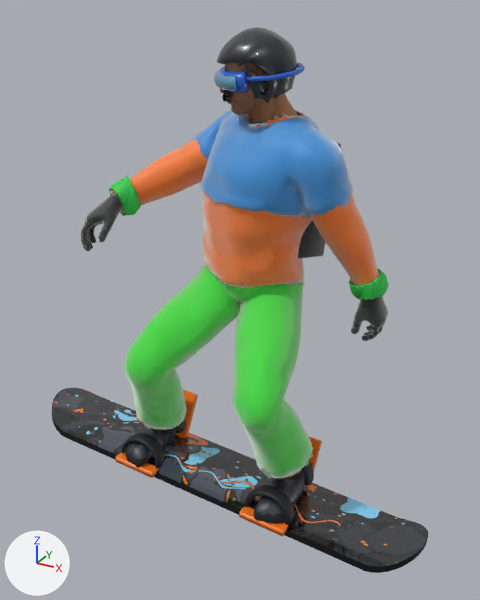
One commit to the glTF model public/models/rider-snowboard.glb: the scene before it, then after it.
Both versions are drawn from a 50 mm lens placed at (1.07, -1.78, 1.71), pointed at (0.05, 0.08, 0.78). The axes (+X, +Y, +Z) are drawn at lower left. The lights are the same throughout. The picture after the commit comes second. Where no turn or scale is listed for an object, it has been applied to the vertices. Vertices at exactly the same position are counted once.

In view in the first picture: 'equipment-board', 'equipment-strap-0-1', 'extras-backpack', 'feet-boots', 'hands-gloves', 'head-face', 'head-goggle-frame', 'head-helmet', 'head-strap', 'lower-pants', 'upper-cuffs', 'upper-jacket', 'upper-panel' and 9 more.
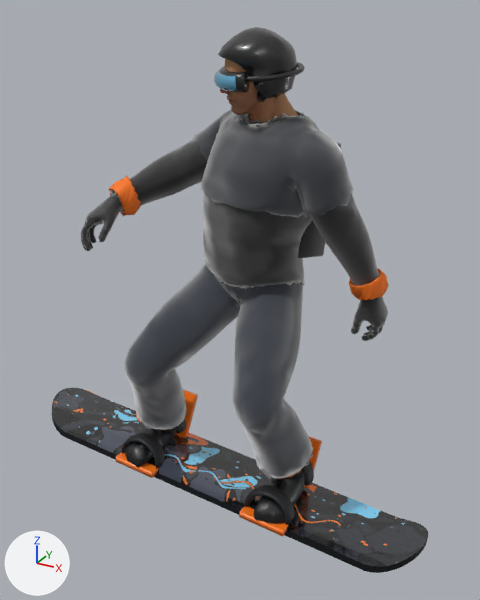
Diff of the bpy script that builds the scene:
```diff
--- a/public/models/rider-snowboard.glb.py
+++ b/public/models/rider-snowboard.glb.py
@@ mat_head @@
 mat_head = principled_material('head')
-mat_head.base_color = (0.013, 0.114, 0.631)  # blue #1e5fd0
+mat_head.base_color = (0.00368, 0.00402, 0.00518)  # black #0c0d10
 mat_head.roughness = 0.35
@@ mat_lower @@
 n2 = _N.new('ShaderNodeMix'); n2.name = 'Mix'
 n2.inputs[0].default_value = 1.0  # 'Factor'
-n2.inputs[7].default_value = (0.0467, 0.716, 0.0423, 1.0)  # 'B', green #3ddc3a
+n2.inputs[7].default_value = (0.0242, 0.0307, 0.0452, 1.0)  # 'B', dark blue #2b313c
 n3 = _N.new('ShaderNodeVertexColor'); n3.name = 'Color Attribute'
@@ mat_upper_cuff @@
 n2 = _N.new('ShaderNodeMix'); n2.name = 'Mix'
 n2.inputs[0].default_value = 1.0  # 'Factor'
-n2.inputs[7].default_value = (0.0409, 0.651, 0.0865, 1.0)  # 'B', green #39d353
+n2.inputs[7].default_value = (1.0, 0.195, 0.0103, 1.0)  # 'B', orange #ff7a1a
 n3 = _N.new('ShaderNodeVertexColor'); n3.name = 'Color Attribute'
@@ mat_upper @@
 n2 = _N.new('ShaderNodeMix'); n2.name = 'Mix'
 n2.inputs[0].default_value = 1.0  # 'Factor'
-n2.inputs[7].default_value = (1.0, 0.195, 0.0103, 1.0)  # 'B', orange #ff7a1a
+n2.inputs[7].default_value = (0.00368, 0.00402, 0.00518, 1.0)  # 'B', black #0c0d10
 n3 = _N.new('ShaderNodeVertexColor'); n3.name = 'Color Attribute'
@@ mat_upper_panel @@
 n2 = _N.new('ShaderNodeMix'); n2.name = 'Mix'
 n2.inputs[0].default_value = 1.0  # 'Factor'
-n2.inputs[7].default_value = (0.0284, 0.275, 0.687, 1.0)  # 'B', blue #2f8fd8
+n2.inputs[7].default_value = (0.0232, 0.0273, 0.0369, 1.0)  # 'B', dark grey #2a2e36
 n3 = _N.new('ShaderNodeVertexColor'); n3.name = 'Color Attribute'
@@ me_head_helmet_001 @@
 # used by ob_head_helmet; location = (0.0, 0.0, 0.055)
-me_head_helmet_001.from_pydata(...)  # 1232 vertices, 2476 faces; spans x -0.026..0.211, y 0.0..0.216, z 1.387..1.605
+me_head_helmet_001.from_pydata(...)  # 998 vertices, 1992 faces; spans x -0.012..0.211, y 0.003..0.216, z 1.4..1.605
+# me_head_helmet_001 part 1: 6 loose pieces with 264 vertices, spanning x -0.026..0.066, y 0.017..0.113, z 1.387..1.503, are deleted
+# me_head_helmet_001 part 2: 189 vertices moved from x -0.004..0.185, y 0.003..0.213, z 1.398..1.58 to x -0.005..0.184, y 0.003..0.213, z 1.41..1.579; 294 vertices removed from x -0.019..0.171, y 0.0..0.208, z 1.408..1.536; 324 vertices added at x -0.012..0.168, y 0.008..0.203, z 1.4..1.532
 me_head_helmet_001.materials.append(mat_head_helmet)
```

Where the change shows, as pixel boxes (x1, y1, x2, y2) in the pictures (480 x 600 px; the box of a moved part takes in the faces that stretch with it):
'lower-pants', surface changed (green to grey)
    both: (125, 264, 314, 479)
'upper-jacket', surface changed (orange to grey)
    both: (111, 112, 381, 298)
'upper-panel', surface changed (blue to grey)
    both: (193, 110, 354, 218)
'head-helmet', reshaped
    before: (216, 27, 297, 104)
    after: (218, 27, 297, 102)
'upper-cuffs', surface changed
    both: (109, 176, 389, 300)
'head-strap', recoloured (blue to black)
    both: (245, 62, 305, 82)
'head-goggle-frame', recoloured (blue to black)
    both: (219, 66, 249, 92)
part 1 of me_head_helmet_001, deleted
    before: (223, 91, 232, 104)
part 2 of me_head_helmet_001, moved or reshaped
    before: (216, 31, 281, 103)
    after: (218, 30, 281, 102)
